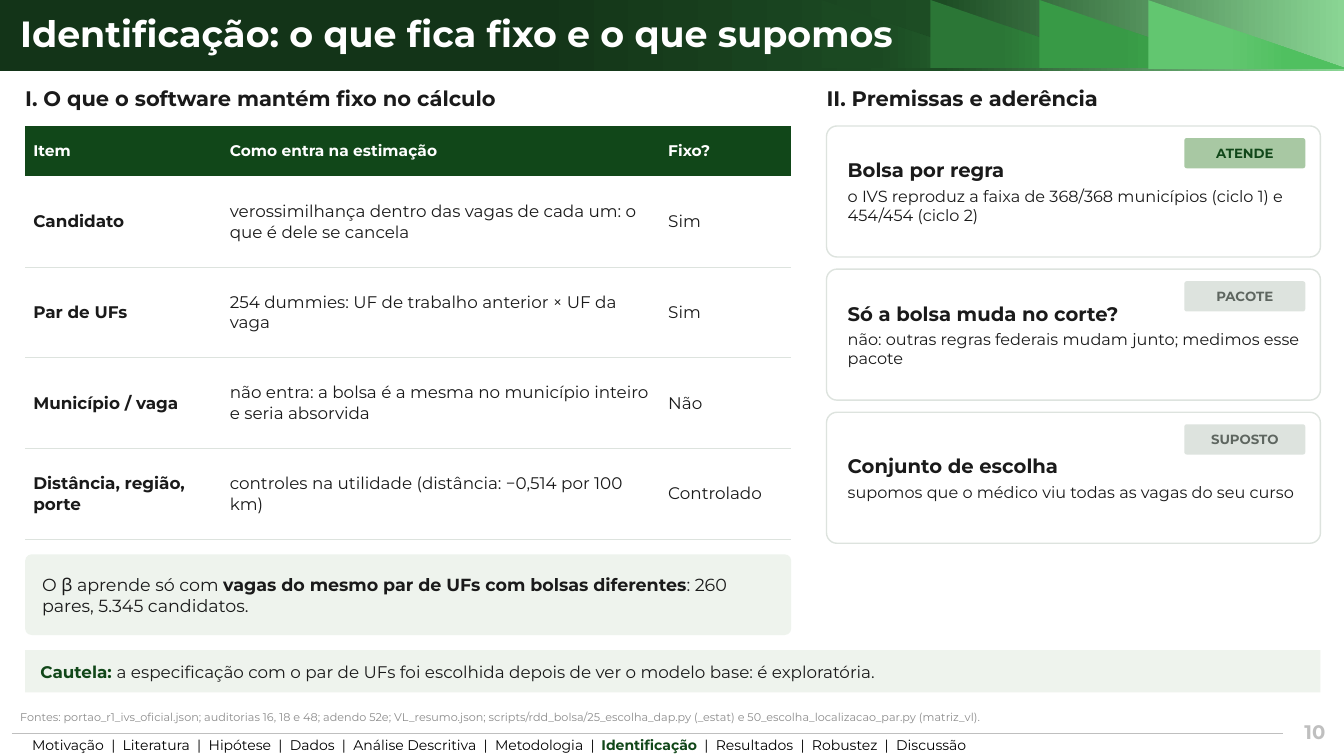
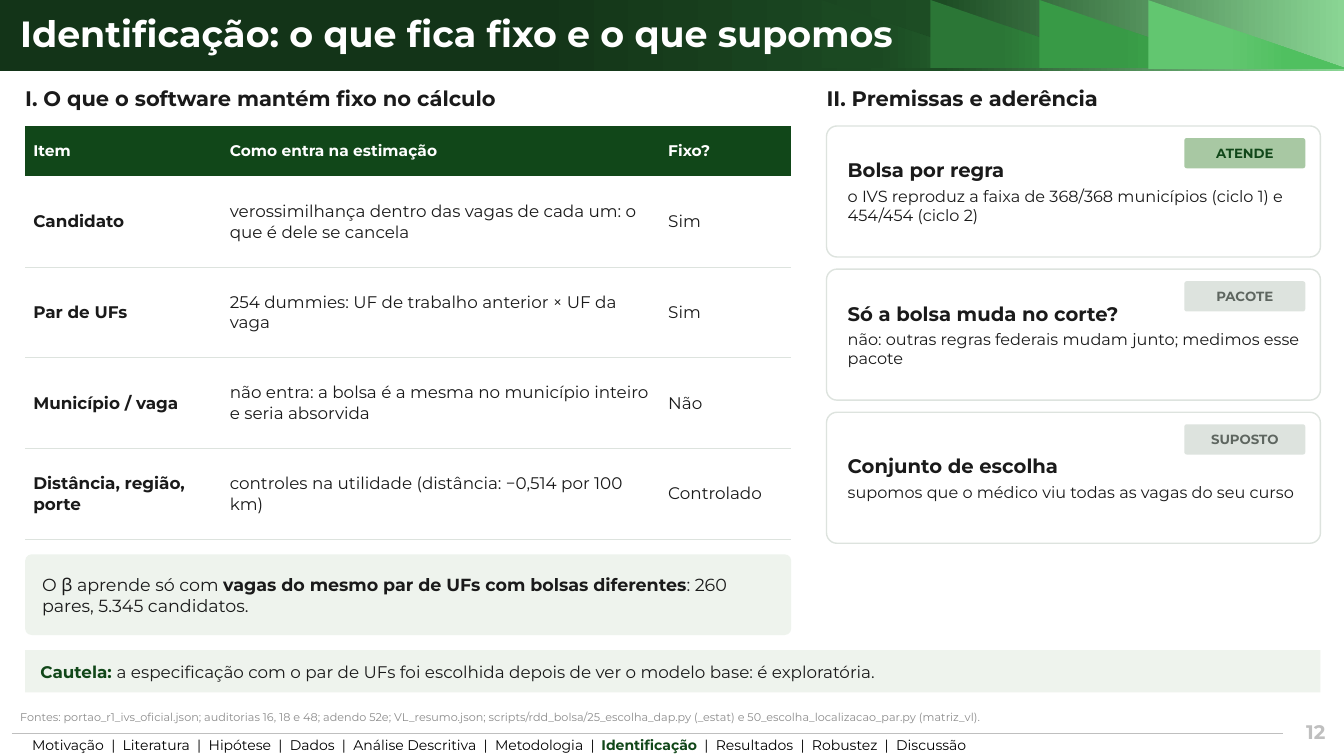
Before and after one commit to ka1victor/impact-eval-health-econ-pmme, a slide deck: slide 12 of output/apresentacao_banca_final/deck_banca_final.pptx (slide 10 before the commit). Drawn at 1344x756 pixels with LibreOffice and Linux fonts; fonts in the diff are those of the drawing; background and template pictures are left out. Boxes give left, top, right and bottom in pixels: in the first picture for what was removed or moved away, otherwise in the second. Text is boxed around its words. In the diff, an @@ line names an element or a change of style, - is before the commit and + after.

```diff
--- a/output/apresentacao_banca_final/deck_banca_final.pptx
+++ b/output/apresentacao_banca_final/deck_banca_final.pptx
@@ text at [1306, 725, 1325, 739]: text changed @@
-10
+12
```
Also in this commit, not shown: 11 other slides changed, 2 slides added, 5 other files.
